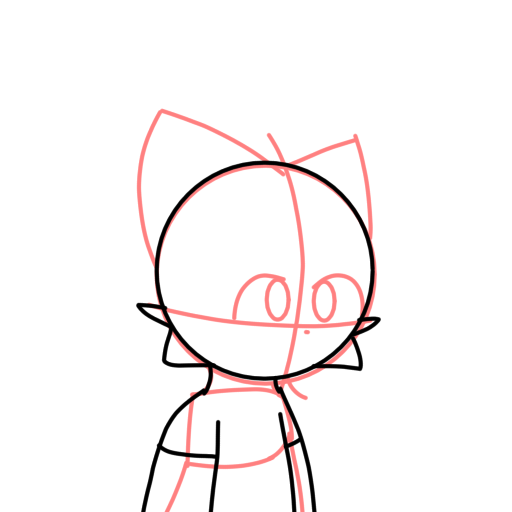
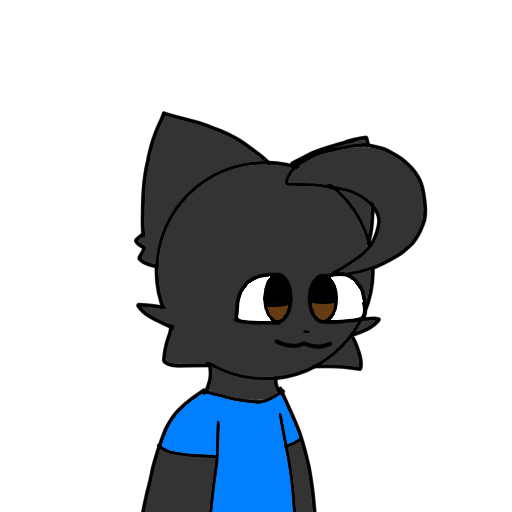
Before/after of a w=512, h=512 layered artwork. What changed in the layer stack:
painted on "Capa de pintura 3" over box(192, 256, 384, 384)
painted on "Capa de pintura 2" over box(134, 108, 428, 512)
hid "Capa de pintura 1" over box(134, 108, 384, 512)
